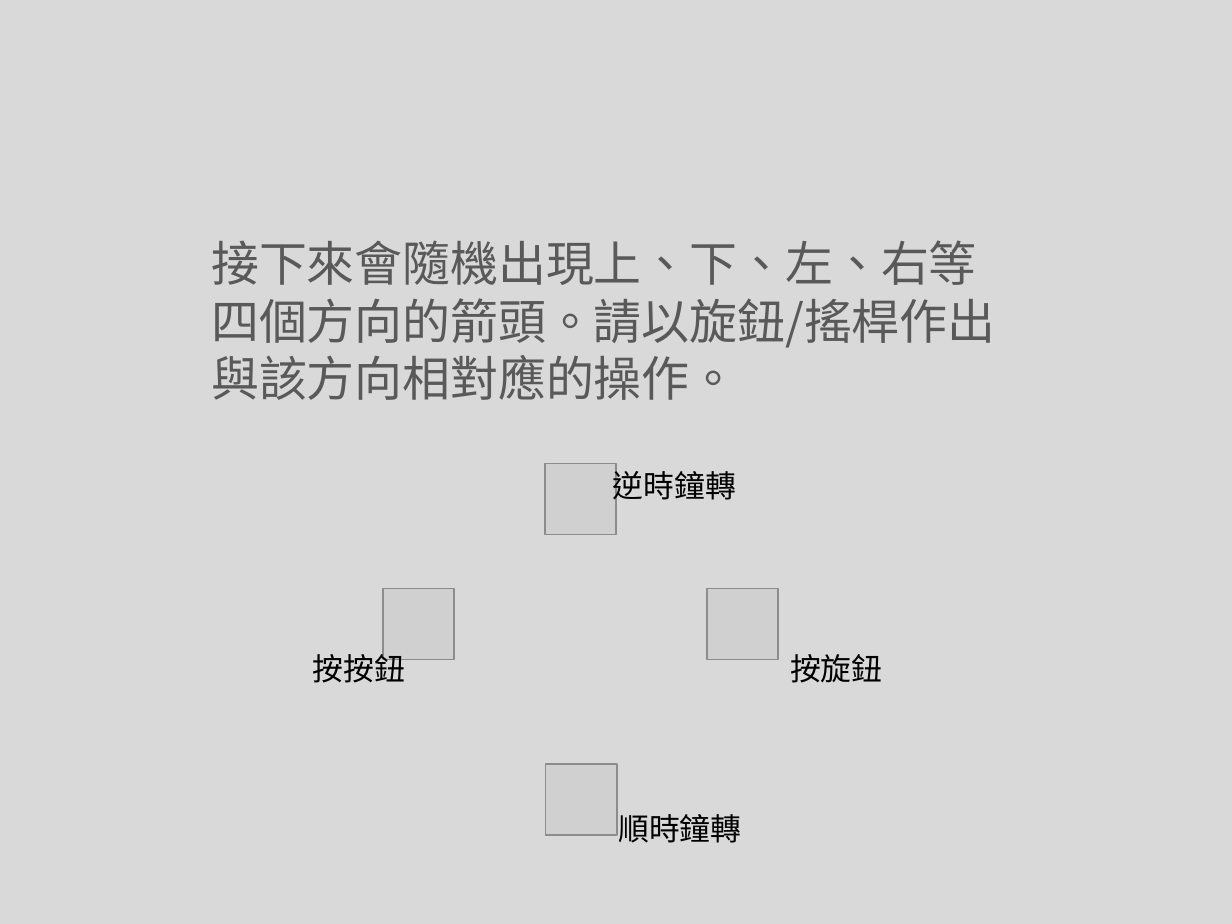
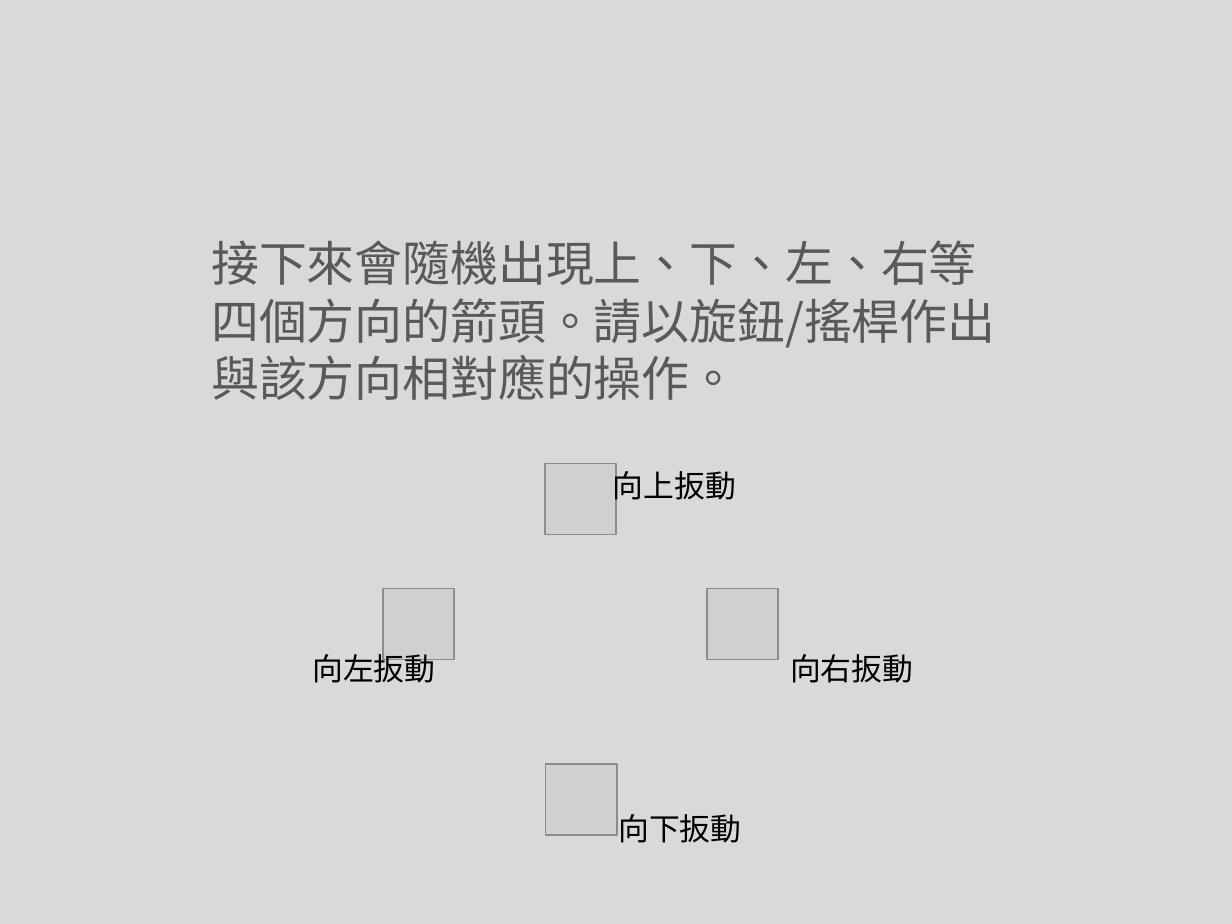
Before and after one commit to EJ-Chang/MonitorSI, a slide deck: slide 2 of Img/HSIinstruction.pptx. Drawn at 1232x924 pixels with LibreOffice and Linux fonts; fonts in the diff are those of the drawing; grey boxes stand for pictures. Boxes give left, top, right and bottom in pixels: in the first picture for what was removed or moved away, otherwise in the second. Text is boxed around its words. In the diff, an @@ line names an element or a change of style, - is before the commit and + after.

```diff
--- a/Img/HSIinstruction.pptx
+++ b/Img/HSIinstruction.pptx
@@ text at (613,466,736,506): text changed @@
-逆時鐘轉
+向上扳動
@@ text at (312,649,435,683): text changed @@
-按按鈕
+向左扳動
@@ text at (790,654,913,683): text changed @@
-按旋鈕
+向右扳動
@@ text at (618,814,741,843): text changed @@
-順時鐘轉
+向下扳動
```
Also in this commit, not shown: 15 other files.
